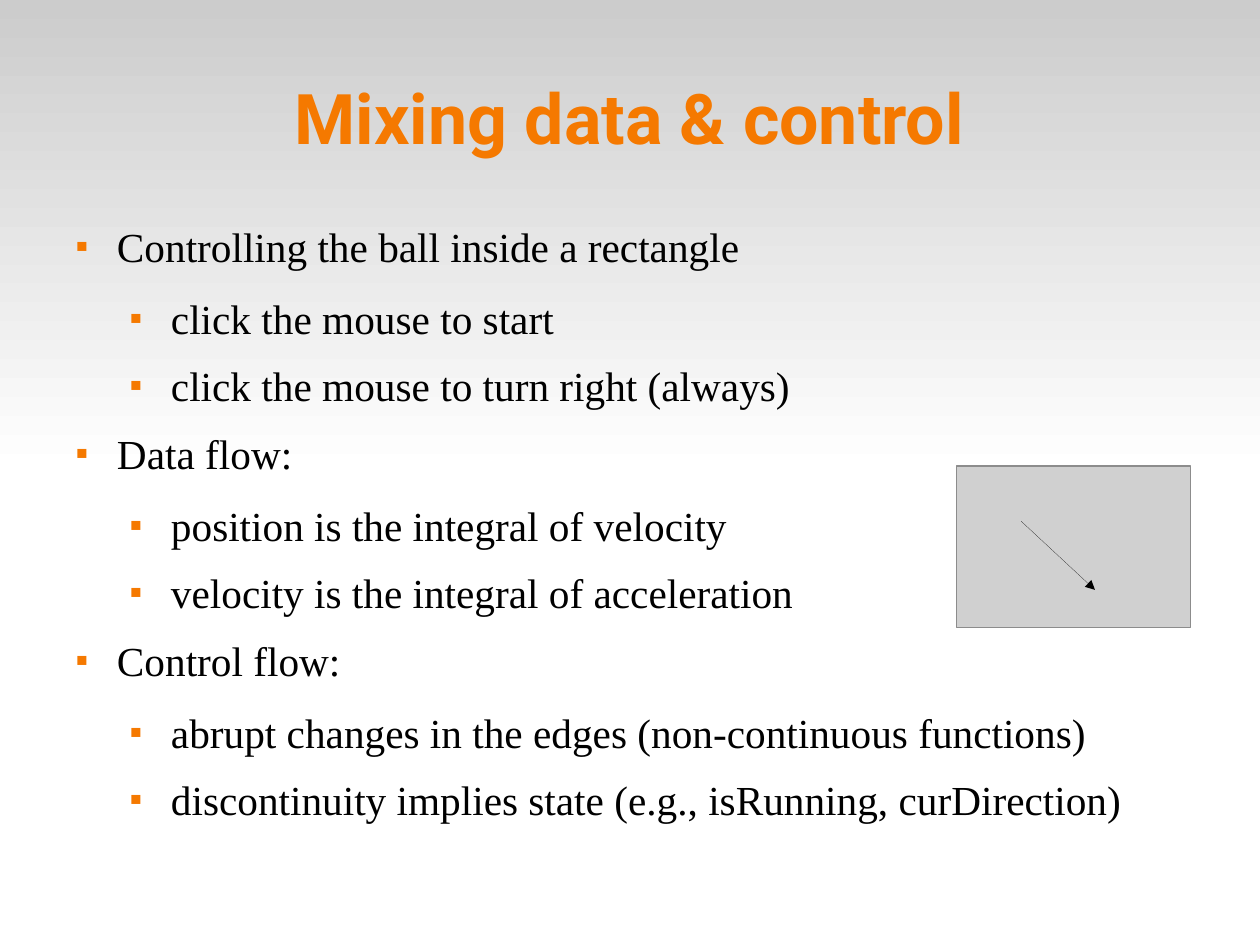
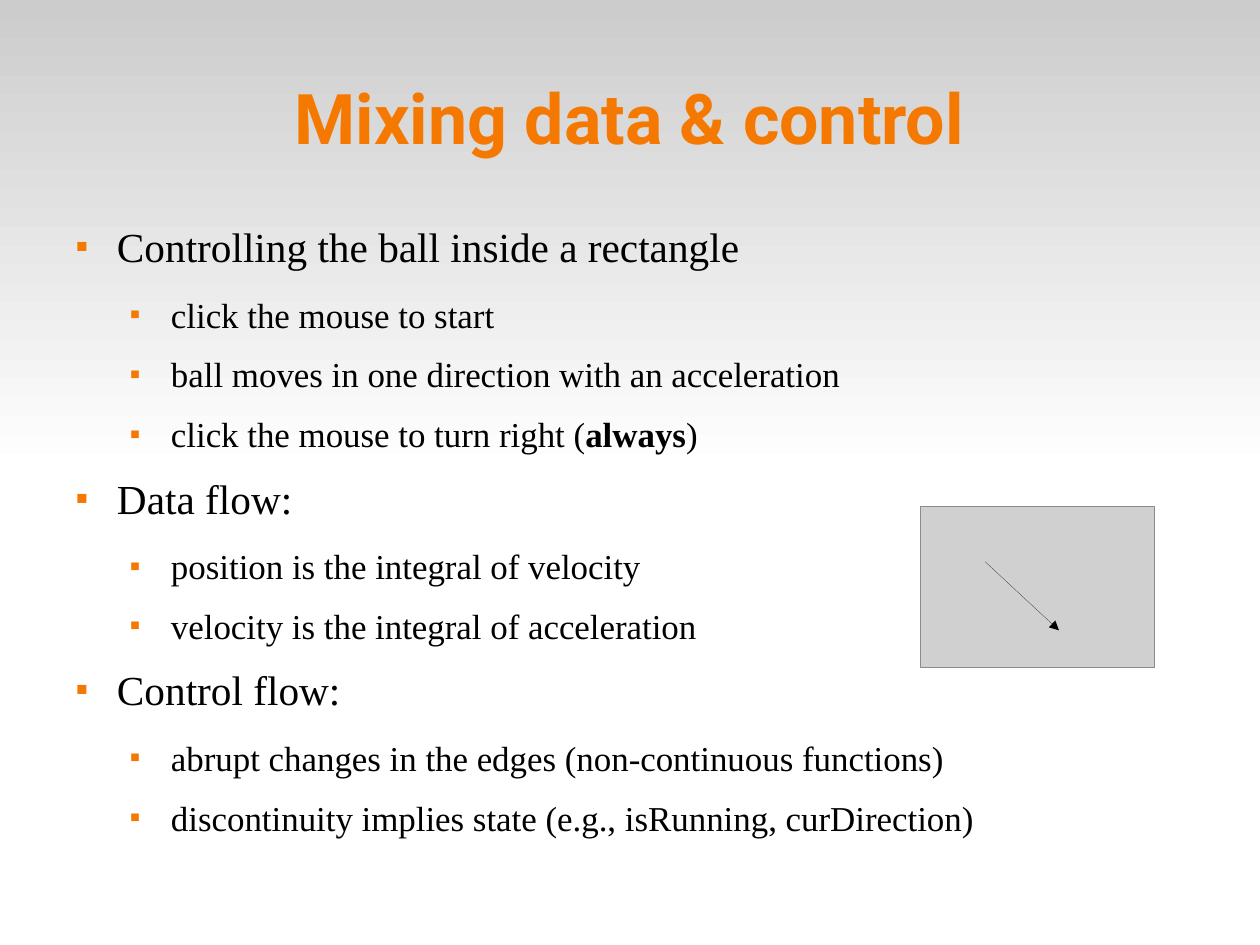
Before and after one commit to fsantanna-no/ceu-docs, a slide deck: slide 5 of ceu_curryon.odp. Drawn at 1260x945 pixels with LibreOffice and Linux fonts; fonts in the diff are those of the drawing; grey boxes stand for pictures. Boxes give left, top, right and bottom in pixels: in the first picture for what was removed or moved away, otherwise in the second. Text is boxed around its words. In the diff, an @@ line names an element or a change of style, - is before the commit and + after.

```diff
--- a/ceu_curryon.odp
+++ b/ceu_curryon.odp
@@ text at box(171, 303, 974, 838): size 26 to 22 pt in "click the mouse to start", "click the mouse to turn right (always)", "position is the integral of velocity", "velocity is the integral of acceleration" and 2 more places; bold on in "(always)" @@
@@ text at box(171, 362, 839, 388): paragraph added @@
+  ■ ball moves in one direction with an acceleration
@@ picture: place and size @@
-picture at box(957, 466, 1190, 628)
+picture at box(922, 507, 1155, 668)
@@ arrow moved from (1021, 521) - (1095, 590) to (986, 561) - (1060, 630) @@
```
Also in this commit, not shown: 2 other slides changed, 2 slides added.
